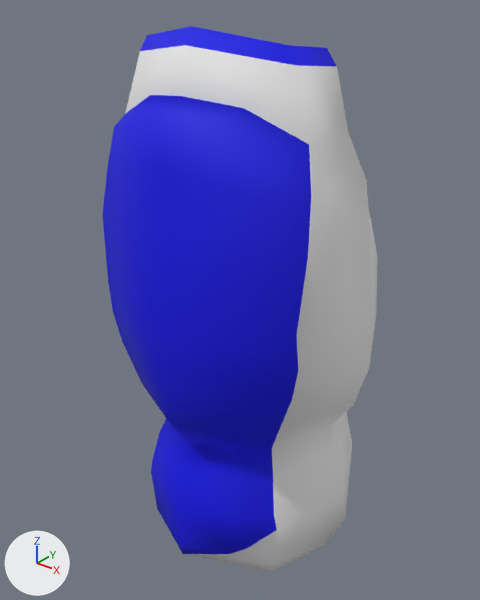
An edit to the OBJ model app/simspark/models/rlowerarm.obj, drawn before and after from the same camera.
Rendered twice from a 50 mm camera at (1.77, -2.38, 1.59) aimed at (-0.08, -0.07, 0.16). The axes (+X, +Y, +Z) are drawn at lower left. The lights are the same throughout. Where no turn or scale is listed for an object, it has been applied to the vertices. Vertices at the same position are counted once.

The older version as bpy lines, for what is in view:
```python
me_lowerarm_002_sphere_005 = bpy.data.meshes.new('lowerarm.002_Sphere.005')
me_lowerarm_002_sphere_005.from_pydata(...)  # 147 vertices, 319 faces; spans x -0.62..0.62, y -0.73..0.59, z -1.32..1.43
# faces by material slot: [115, 204]
me_lowerarm_002_sphere_005.materials.append(mat_lightblue)  # blue #0000e7
me_lowerarm_002_sphere_005.materials.append(mat_grey)  # white #e7e7e7
ob_lowerarm_002_sphere_005 = bpy.data.objects.new('lowerarm.002_Sphere.005', me_lowerarm_002_sphere_005)
ob_lowerarm_002_sphere_005.location = (0.0, 0.0, 0.0)
```
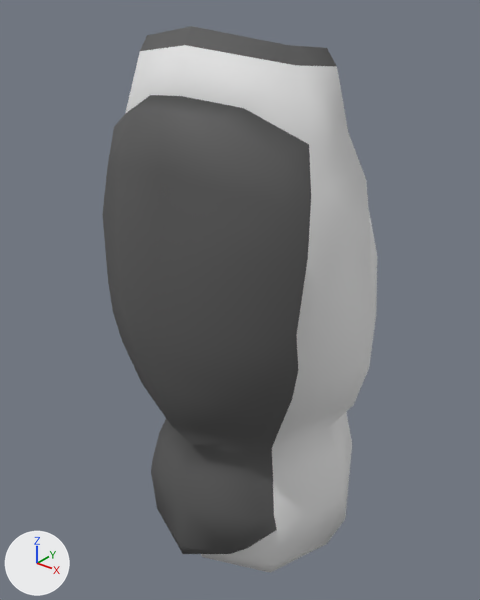
Where the change shows, as pixel boxes (x1, y1, x2, y2) in the pictures (480 x 600 px):
part 1 of me_lowerarm_002_sphere_005, recoloured (blue to grey)
    both: (102, 26, 337, 554)

Edits to the bpy script that builds the scene:
```text
Add mat_matteam:
    mat_matteam = principled_material('matTeam')
    mat_matteam.base_color = (0.1, 0.1, 0.1)  # dark grey #595959
    mat_matteam.roughness = 0.69
Change me_lowerarm_002_sphere_005:
    where me_lowerarm_002_sphere_005.from_pydata(...)  # 147 vertices, 319 faces; spans x -0.62..0.62, y -0.73..0.59, z -1.32..1.43
    used by ob_lowerarm_002_sphere_005; location = (0.0, 0.0, 0.0)
    me_lowerarm_002_sphere_005 part 1: all 115 faces that had it switch from mat_lightblue (blue #0000e7) to mat_matteam (dark grey #595959)
```
